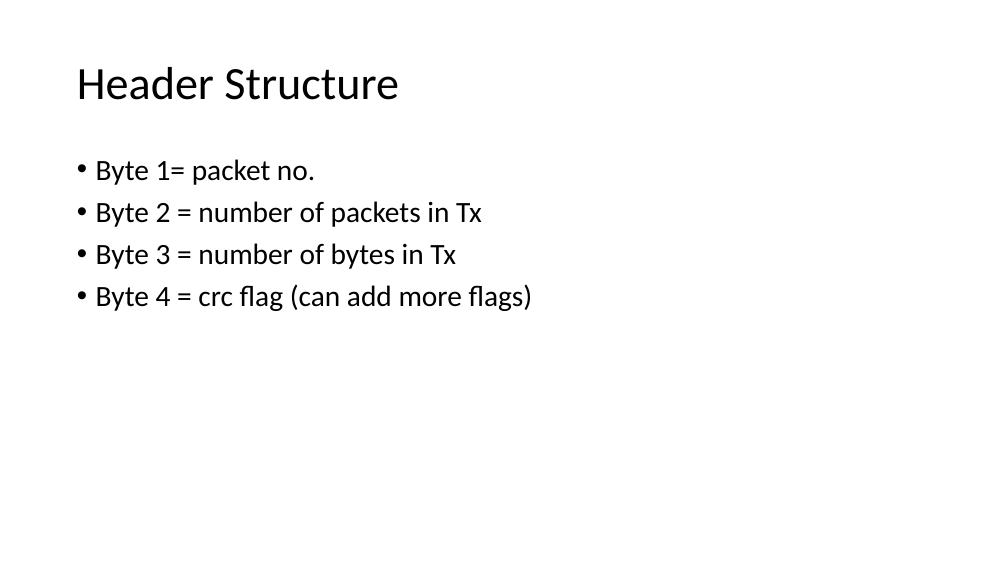
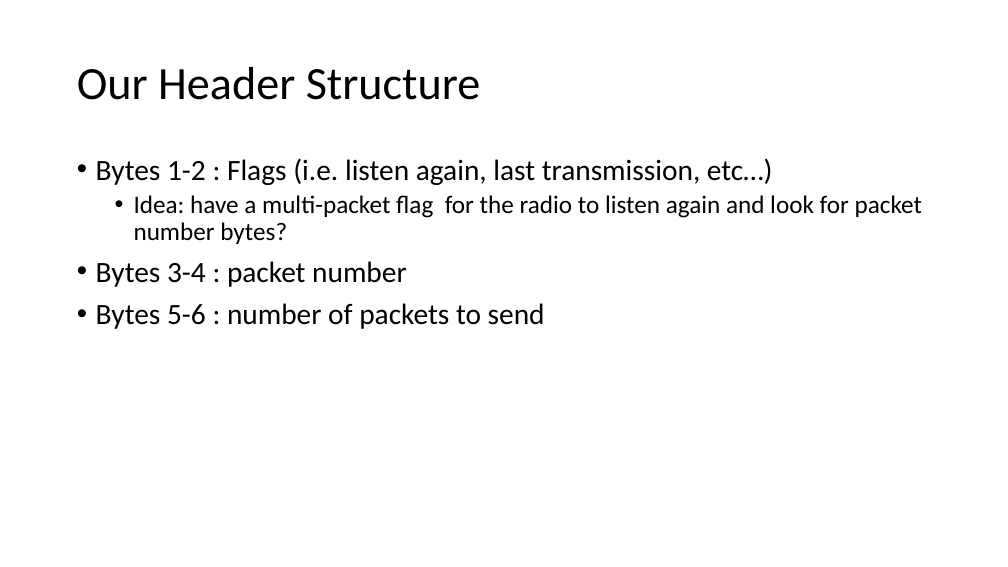
Before and after one commit to erichtang/mainboard, a slide deck: slide 34 of software/foras-promineo/Foras Promineo Software Primer.pptx (slide 26 before the commit). Drawn at 1008x567 pixels with LibreOffice and Linux fonts; fonts in the diff are those of the drawing. Boxes give left, top, right and bottom in pixels: in the first picture for what was removed or moved away, otherwise in the second. Text is boxed around its words. In the diff, an @@ line names an element or a change of style, - is before the commit and + after.

```diff
--- a/software/foras-promineo/Foras Promineo Software Primer.pptx
+++ b/software/foras-promineo/Foras Promineo Software Primer.pptx
@@ title at (x1=77, y1=67, x2=481, y2=100): text changed @@
-Header Structure
+Our Header Structure
@@ text at (x1=96, y1=158, x2=922, y2=329): text changed @@
-• Byte 1= packet no.
-• Byte 2 = number of packets in Tx
-• Byte 3 = number of bytes in Tx
-• Byte 4 = crc flag (can add more flags)
+• Bytes 1-2 : Flags (i.e. listen again, last transmission, etc…)
+  • Idea: have a multi-packet flag for the radio to listen again and look for packet number bytes?
+• Bytes 3-4 : packet number
+• Bytes 5-6 : number of packets to send
```
Also in this commit, not shown: 25 other slides changed, 10 slides added, 4 slides removed, 10 other files.
